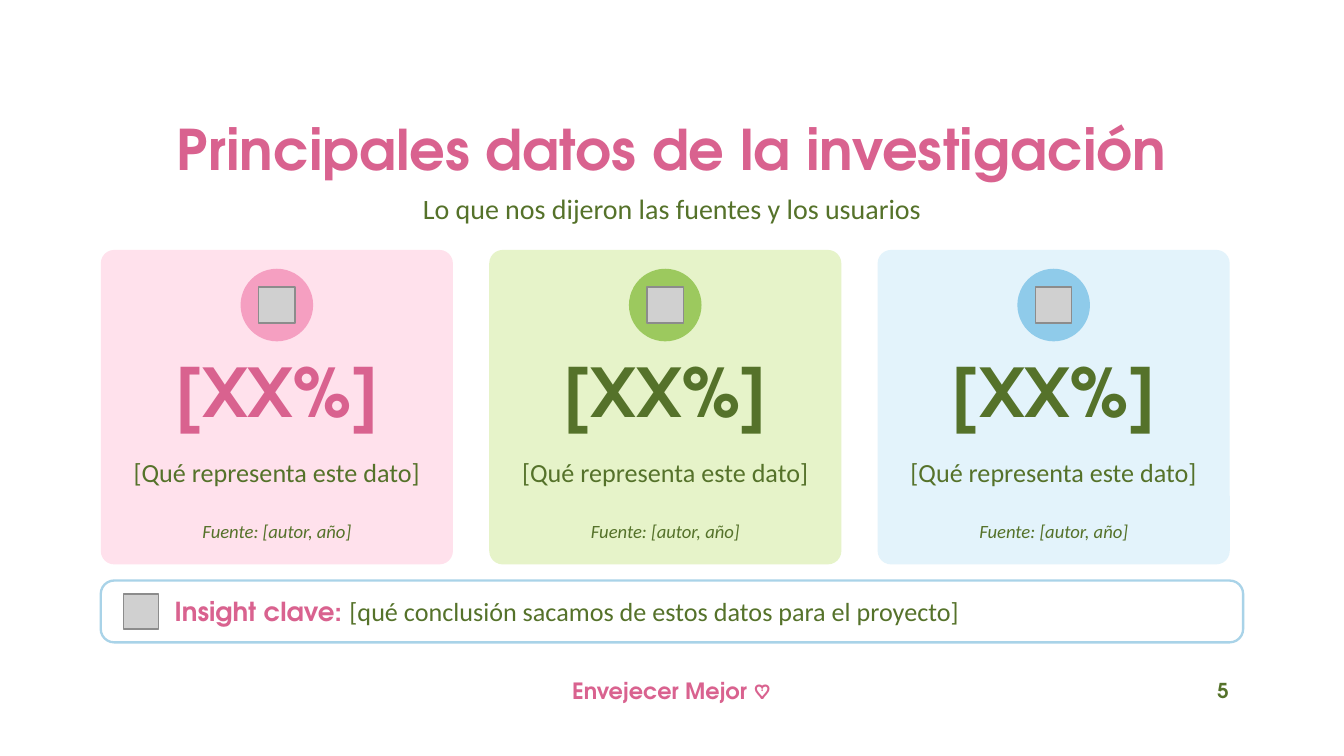
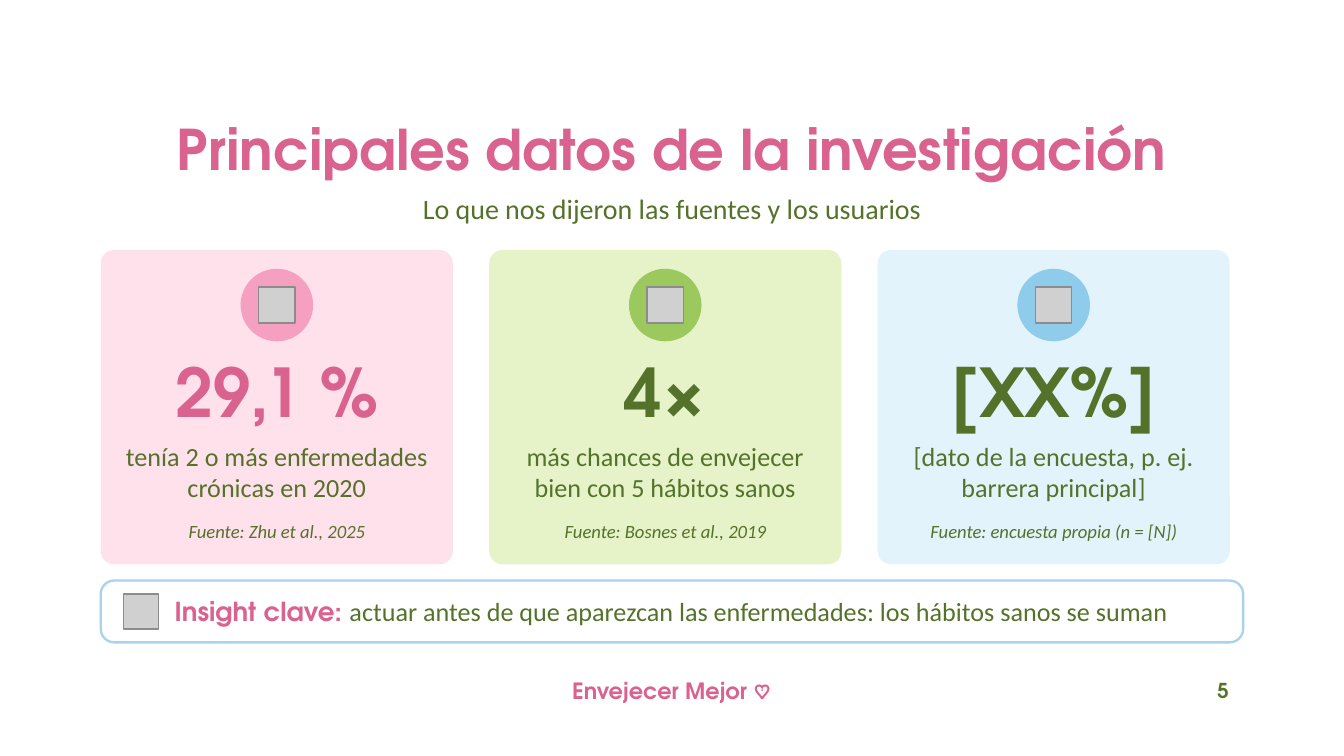
Before and after one commit to lukipuki0/liderazgo, a slide deck: slide 5 of Envejecer_Mejor_avances.pptx. Drawn at 1344x756 pixels with LibreOffice and Linux fonts; fonts in the diff are those of the drawing; grey boxes stand for pictures; background and template pictures are left out. Boxes give left, top, right and bottom in pixels: in the first picture for what was removed or moved away, otherwise in the second. Text is boxed around its words. In the diff, an @@ line names an element or a change of style, - is before the commit and + after.

```diff
--- a/Envejecer_Mejor_avances.pptx
+++ b/Envejecer_Mejor_avances.pptx
@@ text at (175, 366, 301, 427): text changed @@
-[XX%]
+29,1 %
@@ text at (625, 367, 706, 417): text changed @@
-[XX%]
+4×
@@ text at (126, 448, 427, 497): text changed @@
-[Qué representa este dato]
+tenía 2 o más enfermedades crónicas en 2020
@@ text at (527, 448, 803, 497): text changed @@
-[Qué representa este dato]
+más chances de envejecer bien con 5 hábitos sanos
@@ text at (914, 447, 1193, 502): text changed @@
-[Qué representa este dato]
+[dato de la encuesta, p. ej. barrera principal]
@@ text at (189, 525, 365, 540): text changed @@
-Fuente: [autor, año]
+Fuente: Zhu et al., 2025
@@ text at (565, 525, 766, 540): text changed @@
-Fuente: [autor, año]
+Fuente: Bosnes et al., 2019
@@ text at (930, 524, 1177, 541): text changed @@
-Fuente: [autor, año]
+Fuente: encuesta propia (n = [N])
@@ text at (175, 601, 1167, 627): text changed @@
-Insight clave: [qué conclusión sacamos de estos datos para el proyecto]
+Insight clave: actuar antes de que aparezcan las enfermedades: los hábitos sanos se suman
```
Also in this commit, not shown: 6 other slides changed, 1 slide added, 1 slide removed, 2 other files.
